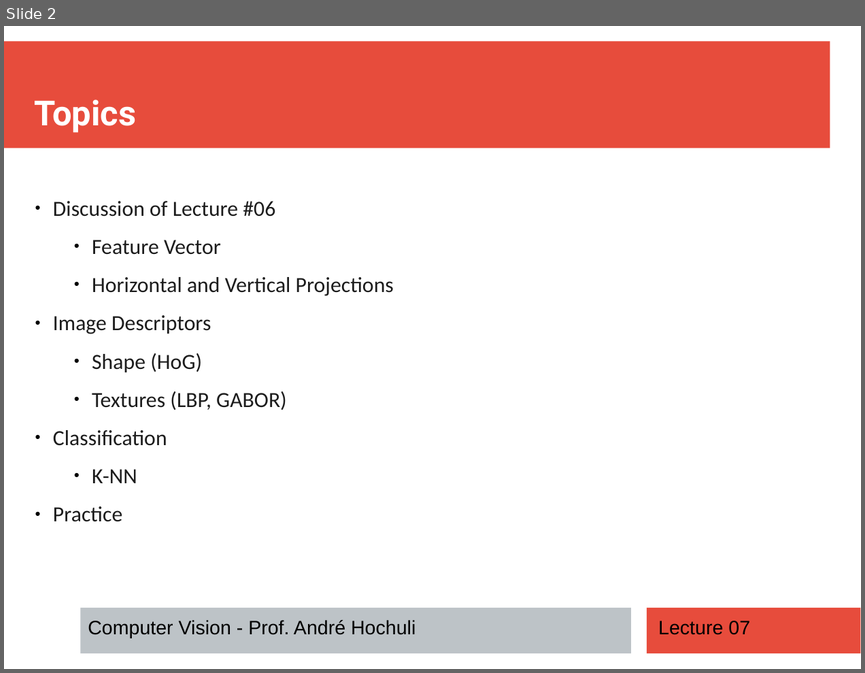
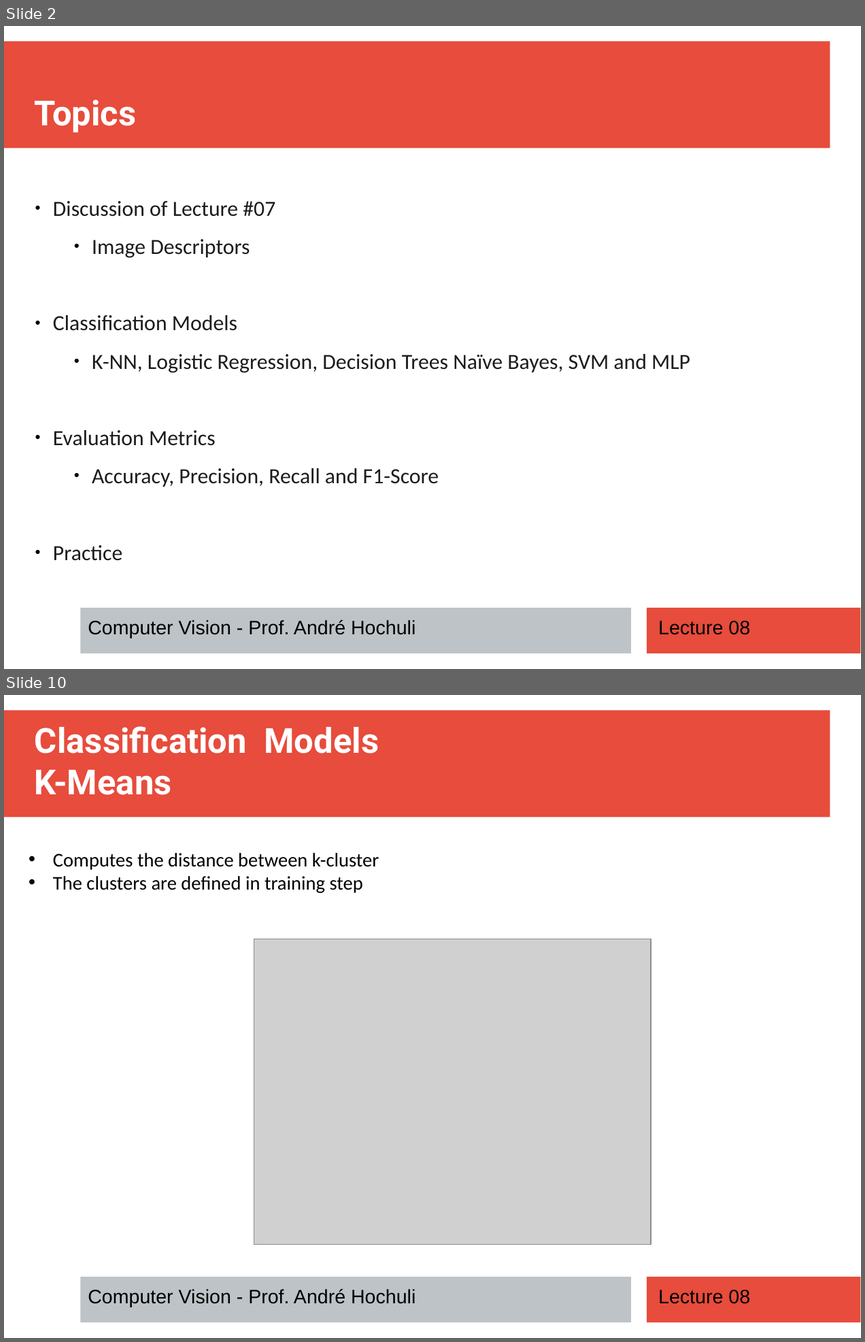
Before and after one commit to andrehochuli/teaching, a slide deck: ComputerVision/Lecture 08 - Classification/Lecture 08 - Classification.pptx. Shown one above the other, each under a label of ours: slide 2 before the commit, slides 2 and 10 after it; the slides between them are not shown. The pictures are 865x673 and 865x1342 pixels, drawn with LibreOffice and Linux fonts; fonts in the diff are those of the drawing; grey boxes stand for pictures. Boxes give left, top, right and bottom in pixels: in the first picture for what was removed or moved away, otherwise in the second. Text is boxed around its words. In the diff, an @@ line names an element or a change of style, - is before the commit and + after.

```diff
--- a/ComputerVision/Lecture 08 - Classification/Lecture 08 - Classification.pptx
+++ b/ComputerVision/Lecture 08 - Classification/Lecture 08 - Classification.pptx
@@ slide 10 added at [4,695,861,1338], background #FFFFFF; not listed: 3 template elements that a slide beside it also shows @@
@@ text added at [35,726,379,795], 32 pt, text #FFFFFF, bold @@
+Classification Models
+K-Means
@@ text added at [53,853,379,893], 18 pt, text #000000 @@
+• Computes the distance between k-cluster
+• The clusters are defined in training step
@@ picture added at [254,939,651,1244] @@
@@ text added at [88,1289,415,1307], 18 pt, text #000000 @@
+Computer Vision - Prof. André Hochuli
@@ text added at [658,1289,750,1304], 18 pt, text #000000 @@
+Lecture 08
@@ slide 2 changed as well @@
@@ text "Discussion of Lecture #07" at [53,201,690,560]: list level 1 to 2 in "Image Descriptors" @@
@@ text at [53,201,275,216]: text changed @@
-● Discussion of Lecture #06
-  ● Feature Vector
-  ● Horizontal and Vertical Projections
+● Discussion of Lecture #07
@@ text at [53,315,690,486]: text changed @@
-  ● Shape (HoG)
-  ● Textures (LBP, GABOR)
-● Classification
-  ● K-NN
+● Classification Models
+  ● K-NN, Logistic Regression, Decision Trees Naïve Bayes, SVM and MLP
+● Evaluation Metrics
+  ● Accuracy, Precision, Recall and F1-Score
@@ text at [658,620,750,635]: text changed @@
-Lecture 07
+Lecture 08
```
Also in this commit, not shown: 3 other slides changed, 18 other slides added, 5 slides removed.
